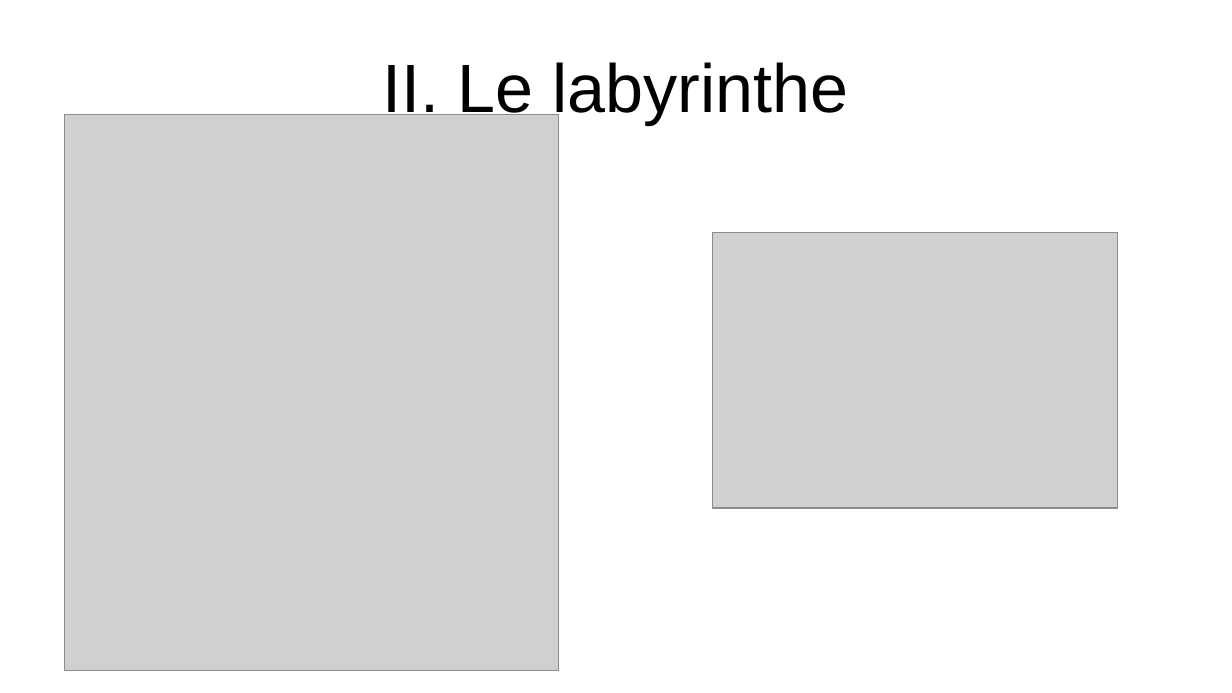
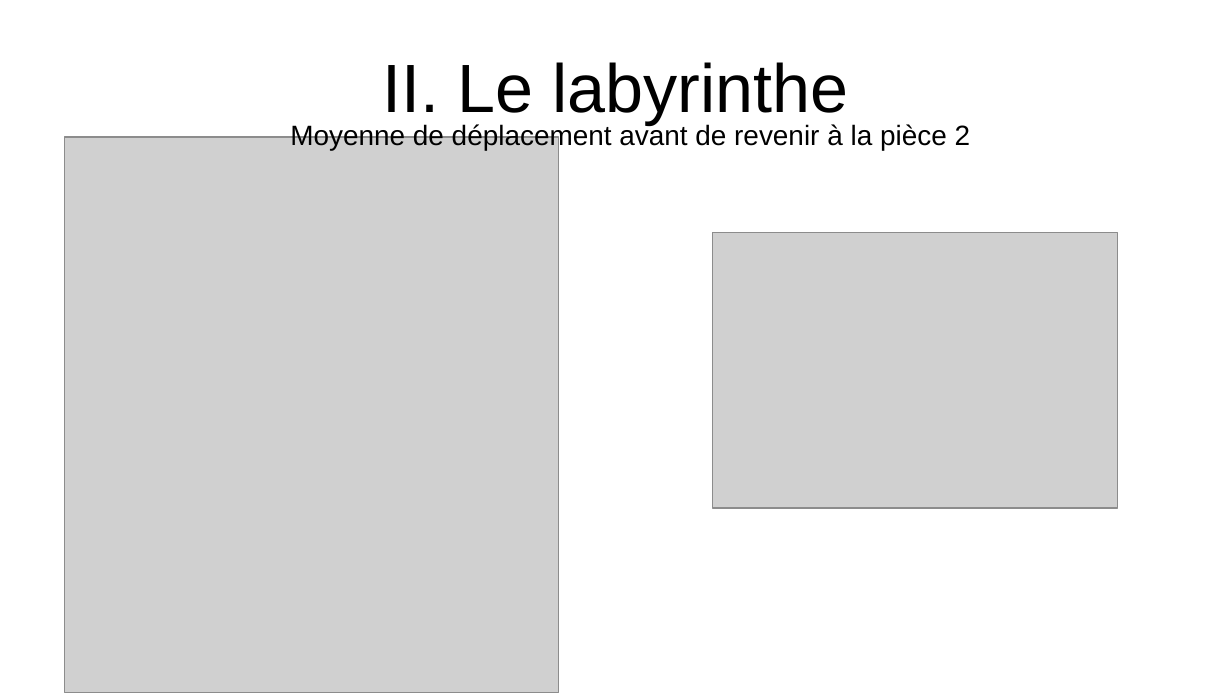
Before and after one commit to WIDEROZ/ESISAR-3A, a slide deck: slide 5 of Mathématiques/Oral/TP2_123 5min.odp (slide 9 before the commit). Drawn at 1232x693 pixels with LibreOffice and Linux fonts; fonts in the diff are those of the drawing; grey boxes stand for pictures. Boxes give left, top, right and bottom in pixels: in the first picture for what was removed or moved away, otherwise in the second. Text is boxed around its words. In the diff, an @@ line names an element or a change of style, - is before the commit and + after.

```diff
--- a/Mathématiques/Oral/TP2_123 5min.odp
+++ b/Mathématiques/Oral/TP2_123 5min.odp
@@ picture: place and size @@
-picture at (65,114,559,671)
+picture at (65,138,559,693)
@@ text added at (290,123,971,150), 18 pt, text #000000 @@
+Moyenne de déplacement avant de revenir à la pièce 2
```
Also in this commit, not shown: 5 other slides changed, 3 slides added, 9 slides removed, 1 other file.
